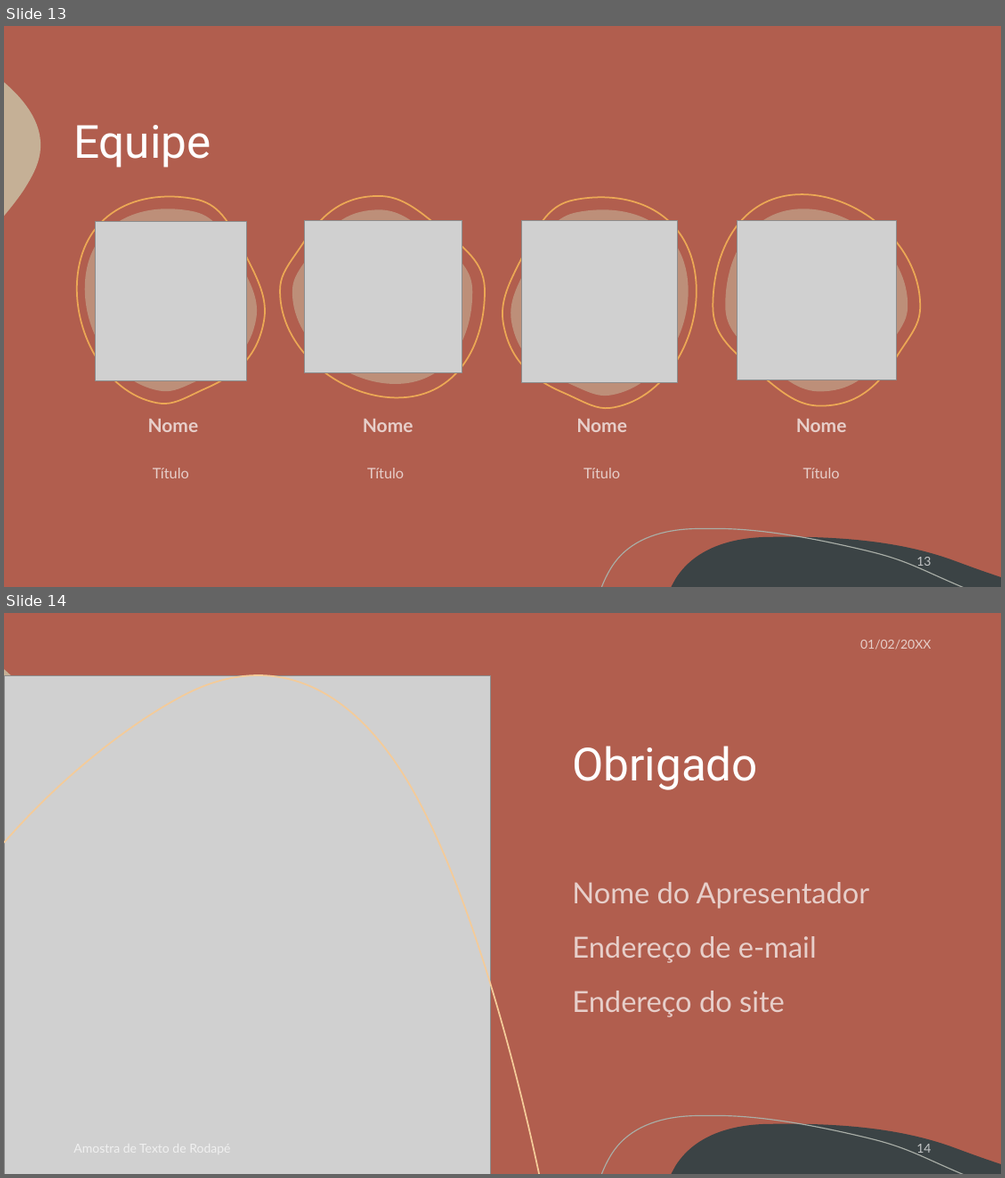
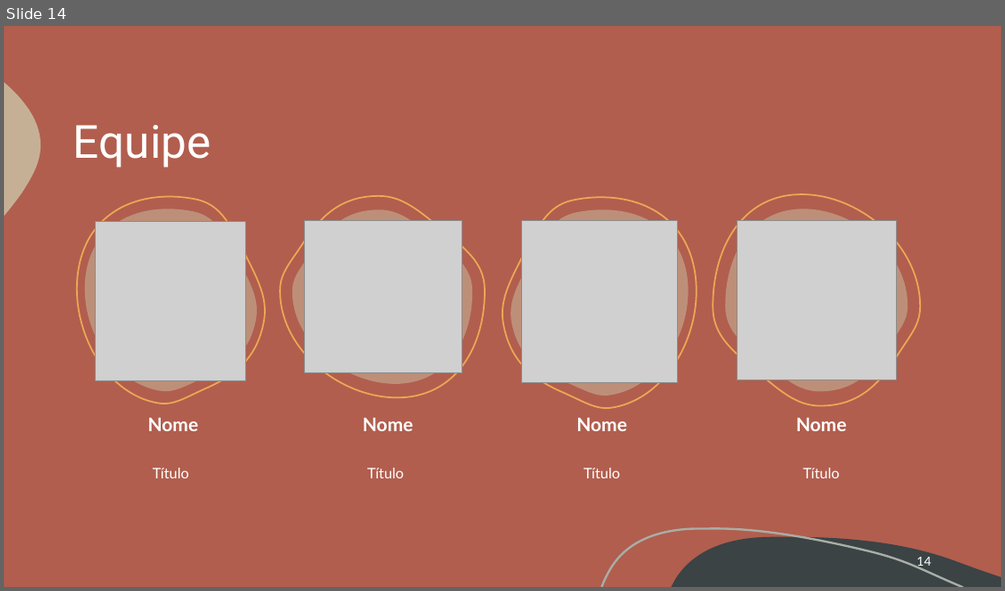
Before and after one commit to G4brielSilva/Focus-Trainee, a slide deck: Site/Acaiá Coffee Shop.pptx. Shown one above the other, each under a label of ours: slides 13 and 14 before the commit, slide 14 after it. The pictures are 1005x1178 and 1005x591 pixels, drawn with LibreOffice and Linux fonts; fonts in the diff are those of the drawing; grey boxes stand for pictures. Boxes give left, top, right and bottom in pixels: in the first picture for what was removed or moved away, otherwise in the second. Text is boxed around its words. In the diff, an @@ line names an element or a change of style, - is before the commit and + after.

```diff
--- a/Site/Acaiá Coffee Shop.pptx
+++ b/Site/Acaiá Coffee Shop.pptx
@@ slide 14 removed at (x1=4, y1=613, x2=1001, y2=1174), background #B15E4E; not listed: 3 template elements that a slide beside it also shows @@
@@ text removed at (x1=860, y1=640, x2=930, y2=649) @@
-01/02/20XX
@@ picture removed at (x1=4, y1=675, x2=491, y2=1174) @@
@@ freeform shape removed at (x1=4, y1=675, x2=539, y2=1174) @@
@@ title removed at (x1=572, y1=746, x2=758, y2=790) @@
-Obrigado
@@ text removed at (x1=572, y1=882, x2=870, y2=1017) @@
-Nome do Apresentador
-Endereço de e-mail
-Endereço do site
@@ page number removed at (x1=916, y1=1143, x2=930, y2=1155) @@
-14
@@ what was slide 13 is now slide 14 @@
@@ slide 14 changed as well @@
@@ text colour #FFFFFF at 70% opacity to #FFFFFF in 8 elements at (x1=148, y1=418, x2=199, y2=431), (x1=153, y1=467, x2=189, y2=478), (x1=363, y1=418, x2=413, y2=431), (x1=367, y1=467, x2=404, y2=478), (x1=576, y1=418, x2=627, y2=431), (x1=583, y1=467, x2=620, y2=478), (x1=796, y1=418, x2=847, y2=431), (x1=803, y1=467, x2=840, y2=478) @@
@@ freeform shape at (x1=601, y1=529, x2=963, y2=587): outline #A9AEA7 1 pt to #A9AEA7 2 pt @@
@@ page number at (x1=916, y1=556, x2=930, y2=568): text changed; text colour #FFFFFF at 70% opacity to #FFFFFF @@
-13
+14
```
Also in this commit, not shown: 11 other slides changed, 3 slides added, 1 other slide removed.
